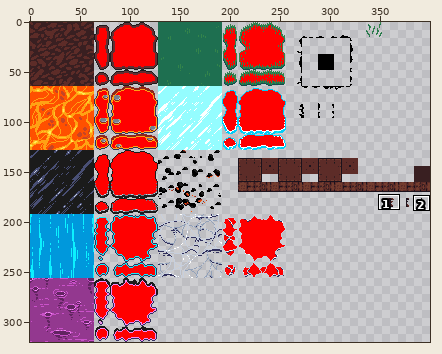
Pixel-art file -- BurningKnight/Content/Animations/biome_assets.ase. The first picture is a wide view before the edit; the outline marks the close-up.
Close-up. As it was:
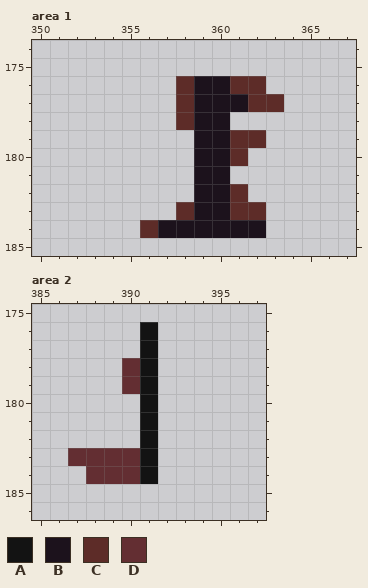
400x320 pixels, 1 frame. Shown: area 1: x 350..367, y 174..185; area 2: x 385..397, y 175..186. The commit also changed other parts of the picture, which this record leaves out.
Palette (. is transparent): A #131313  B #1c121c  C #5d2c28  D #632e32
Pixels before, area 1, first column x 356:
176 ..CBBCC.
177 ..CBBBCC
178 ..CBB...
179 ...BBCC.
180 ...BBC..
181 ...BB...
182 ...BBC..
183 ..CBBCC.
184 CBBBBBB.
Pixels before, area 2, first column x 387:
176 ....A
177 ....A
178 ...DA
179 ...DA
180 ....A
181 ....A
182 ....A
183 DDDDA
184 .DDDA
New version:
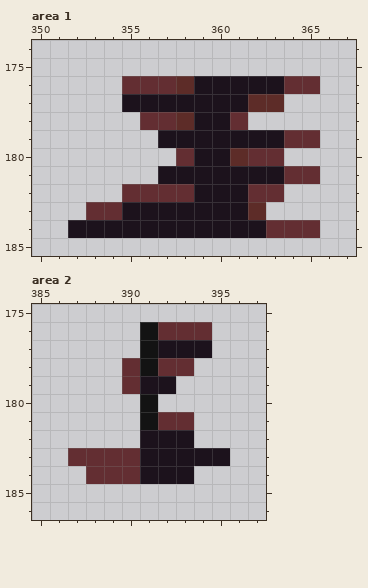
Change:
Area 1:
y 176: x 355..357 ... -> DDD; x 361..365 CC... -> BBBDD
y 177: x 355..358 ...C -> BBBB
y 178: x 356..357 .. -> DD; x 361 . -> D
y 179: x 357..358 .. -> BB; x 361..365 CC... -> BBBDD
y 180: x 358 . -> D; x 362..363 .. -> DD
y 181: x 357..358 .. -> BB; x 361..365 ..... -> BBBDD
y 182: x 355..358 .... -> DDDD; x 361..363 C.. -> BDD
y 183: x 353..358 .....C -> DDBBBB; x 361 C -> B
y 184: x 352..356 ....C -> BBBBB; x 363..365 ... -> DDD
Area 2:
y 176: x 392..394 ... -> DDD
y 177: x 392..394 ... -> BBB
y 178: x 392..393 .. -> DD
y 179: x 391..392 A. -> BB
y 181: x 392..393 .. -> DD
y 182: x 391..393 A.. -> BBB
y 183: x 391..395 A.... -> BBBBB
y 184: x 391..393 A.. -> BBB
Changed places in both close-ups, as pixel boxes (x1, y1, x2, y2):
changed: (68, 76, 320, 238)
changed: (140, 322, 230, 484)
